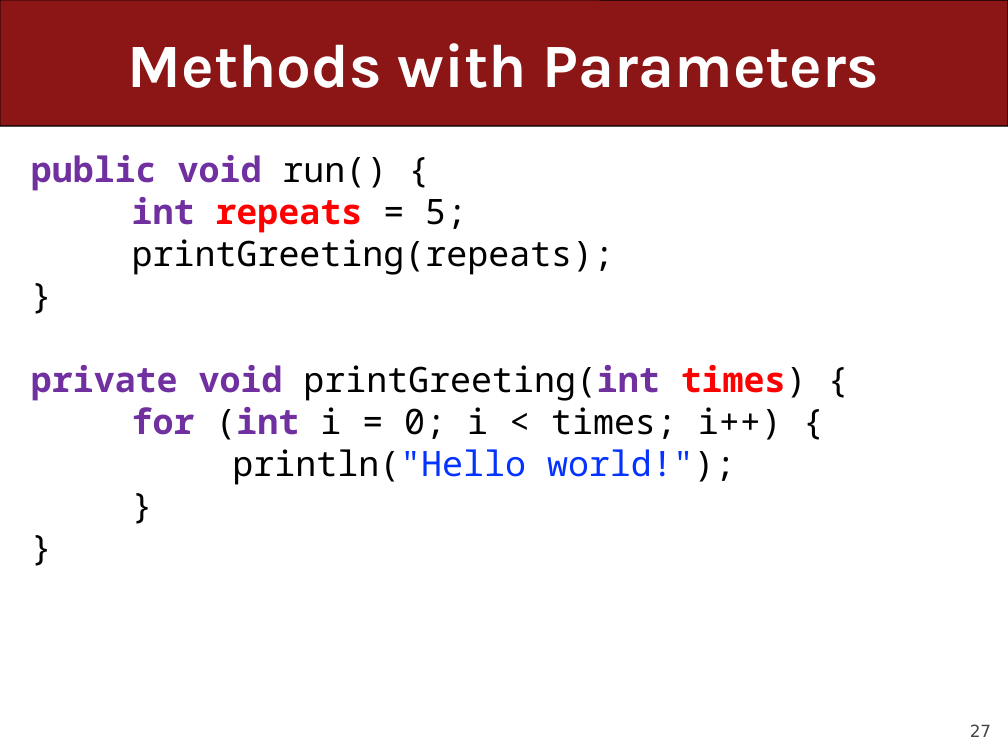
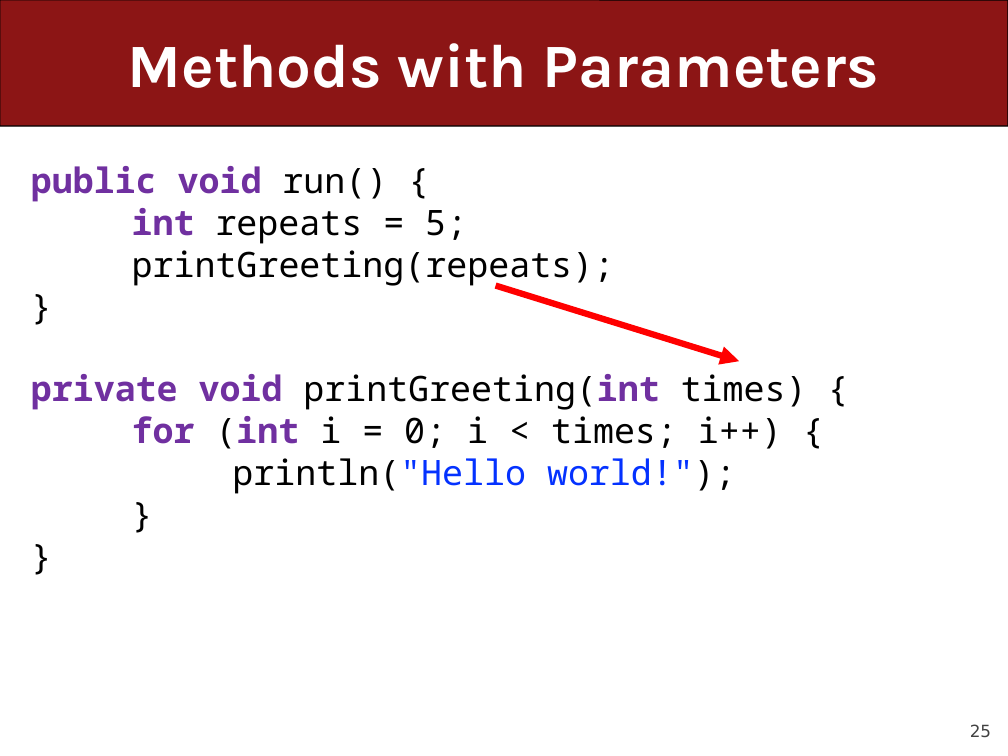
Before and after one commit to ckincaid17/cs106a-summer-2018, a slide deck: slide 25 of WWW/lectures/Lecture7/Lecture7.pptx (slide 27 before the commit). Drawn at 1008x756 pixels with LibreOffice and Linux fonts; fonts in the diff are those of the drawing. Boxes give left, top, right and bottom in pixels: in the first picture for what was removed or moved away, otherwise in the second. Text is boxed around its words. In the diff, an @@ line names an element or a change of style, - is before the commit and + after.

```diff
--- a/WWW/lectures/Lecture7/Lecture7.pptx
+++ b/WWW/lectures/Lecture7/Lecture7.pptx
@@ text at bbox=[31, 155, 615, 275]: paragraphs removed @@
-public void run() {
-int repeats = 5;
-printGreeting(repeats);
-}
@@ text added at bbox=[31, 166, 615, 287], 25 pt, text #000000 @@
+public void run() {
+int repeats = 5;
+printGreeting(repeats);
+}
@@ arrow added from (496, 285) to (739, 361), #FF0000 4.5 pt @@
@@ text "private void printGreeting(int times) {": place and size @@
-text "private void printGreeting(int times) {" at bbox=[31, 155, 807, 485]
+text "private void printGreeting(int times) {" at bbox=[31, 374, 807, 494]
@@ text at bbox=[31, 374, 807, 410]: text colour #FF0000 to #000000, bold off in "times)" @@
@@ page number at bbox=[970, 724, 991, 737]: text changed @@
-27
+25
```
Also in this commit, not shown: 24 other slides changed, 14 slides added, 8 slides removed, 3 other files.
